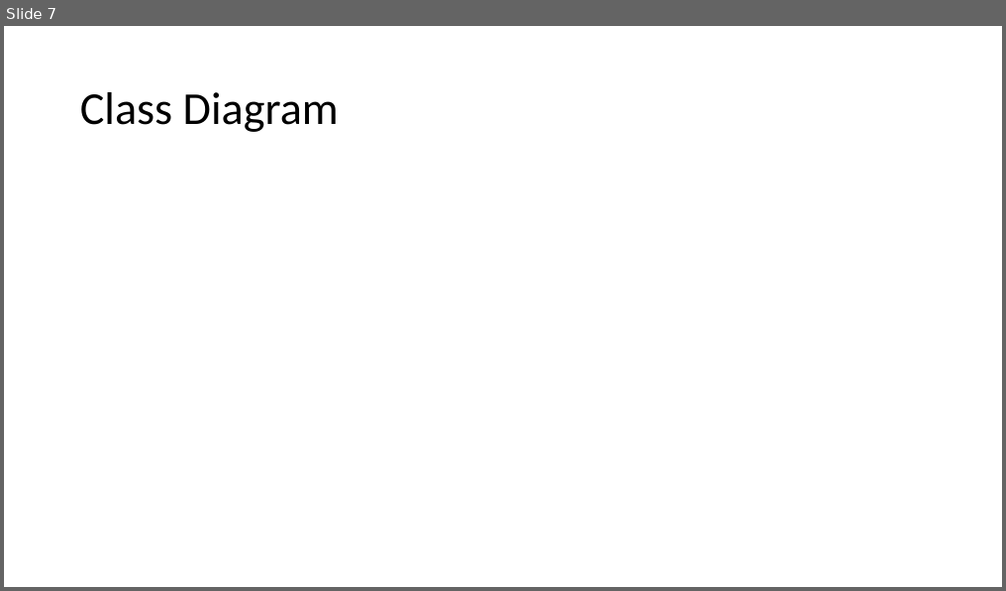
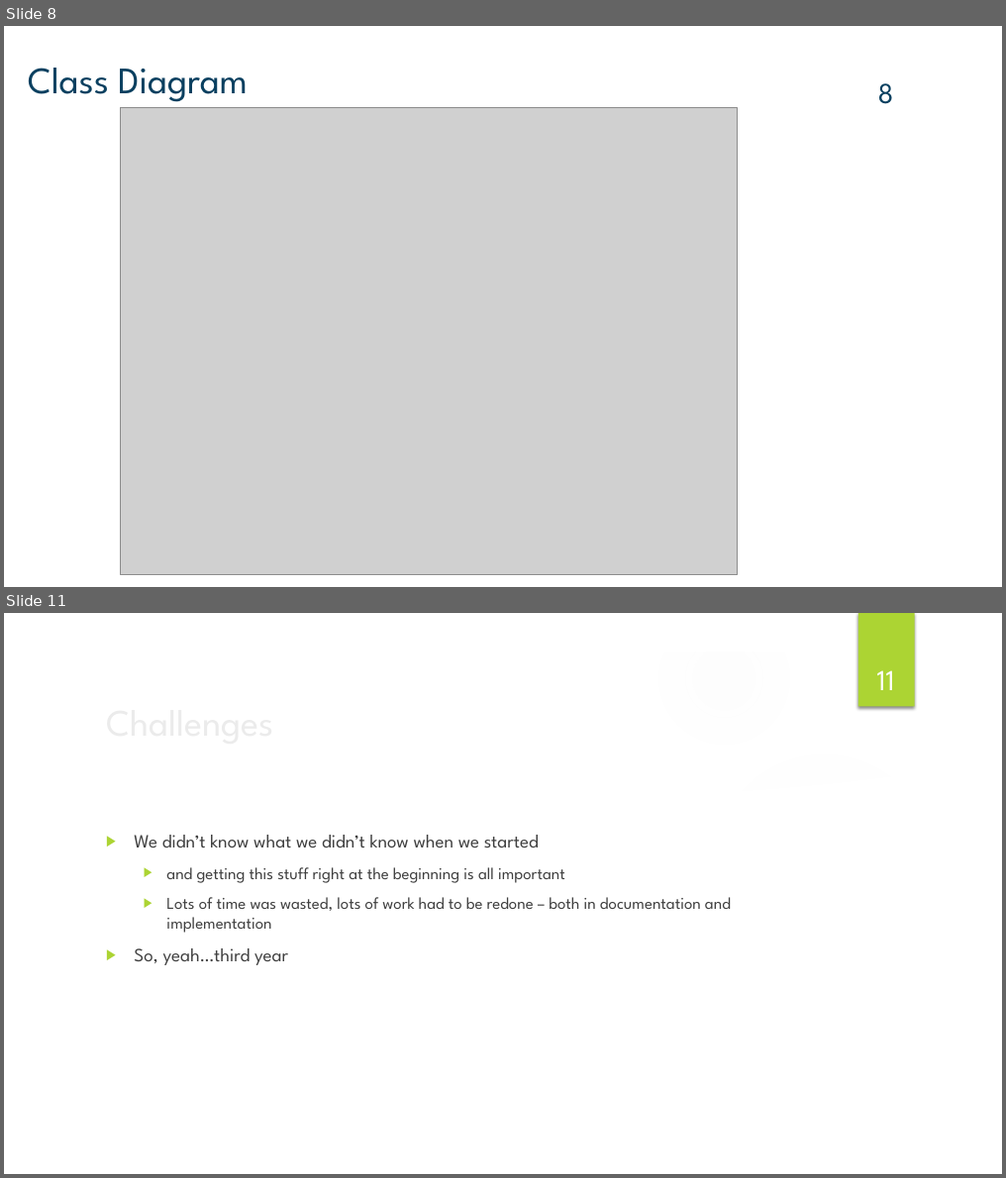
Before and after one commit to ipw969/370Project, a slide deck: Documentation/Final Project Presentation/Achievatron Final Presentation.pptx. Shown one above the other, each under a label of ours: slide 7 before the commit, slides 8 and 11 after it; the slides between them are not shown. The pictures are 1006x591 and 1006x1178 pixels, drawn with LibreOffice and Linux fonts; fonts in the diff are those of the drawing; grey boxes stand for pictures; background and template pictures are left out. Boxes give left, top, right and bottom in pixels: in the first picture for what was removed or moved away, otherwise in the second. Text is boxed around its words. In the diff, an @@ line names an element or a change of style, - is before the commit and + after.

```diff
--- a/Documentation/Final Project Presentation/Achievatron Final Presentation.pptx
+++ b/Documentation/Final Project Presentation/Achievatron Final Presentation.pptx
@@ slide 11 added at [4, 613, 1002, 1174], background picture (left out) @@
@@ group added at [4, 613, 1002, 1174]: 5 ellipses, 3 freeform shapes @@
@@ rectangle added at [858, 613, 915, 707], fill #ACD433 @@
@@ page number added at [877, 670, 895, 690], 28 pt, text #FFFFFF @@
+11
@@ title added at [98, 692, 816, 750], 36 pt, text #EBEBEB @@
+Challenges
@@ text added at [134, 835, 731, 965], 16 pt, text #404040 @@
+▶ We didn’t know what we didn’t know when we started
+  ▶ and getting this stuff right at the beginning is all important
+  ▶ Lots of time was wasted, lots of work had to be redone – both in documentation and implementation
+▶ So, yeah…third year
@@ what was slide 7 is now slide 8 @@
@@ slide 8 changed as well @@
@@ title "Class Diagram": place and size @@
-title "Class Diagram" at [80, 92, 339, 132]
+title "Class Diagram" at [28, 68, 248, 102]
@@ title "Class Diagram" at [28, 68, 248, 102]: size 44 to 36 pt, font Calibri to League Spartan, text colour #000000 to #0B4060; line spacing 0.9 to 1 @@
@@ page number added at [878, 83, 894, 104], 28 pt, text #0B4060 @@
+8
@@ picture added at [120, 108, 737, 575] @@
```
Also in this commit, not shown: 7 other slides changed, 5 other slides added, 5 slides removed.
